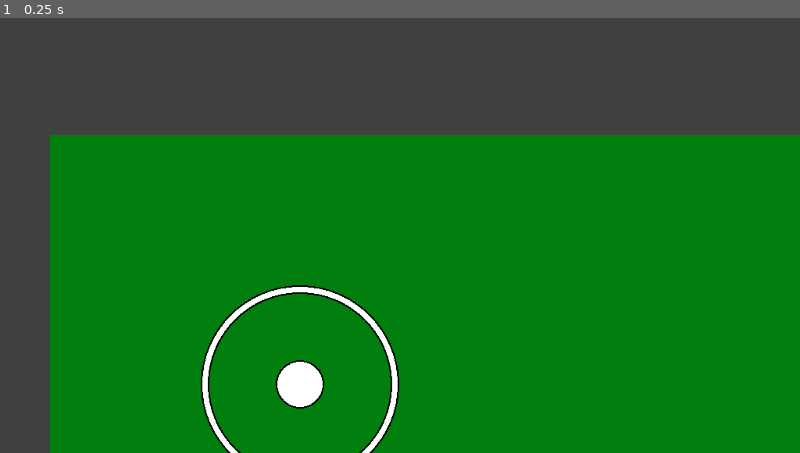
Above: before the commit, frame 1.
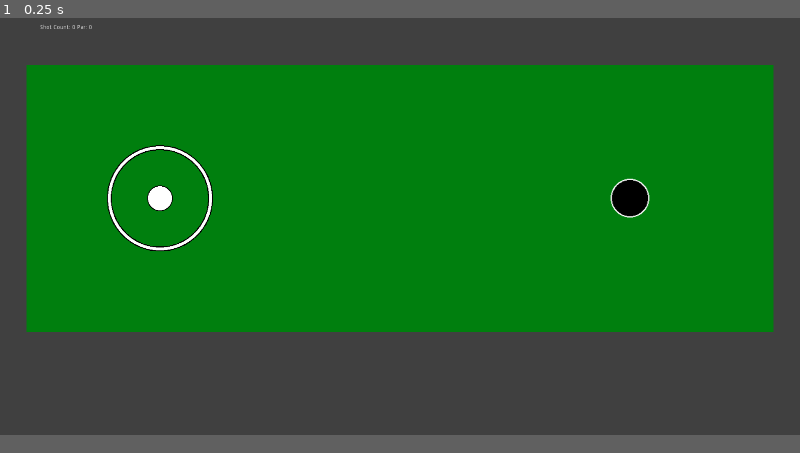
Above: after the commit, the same moment.

Repository: Beetron/2dgolf
Game: Godot game, scene res://Level A.tscn
Two runs of this game, one before a commit and one after it. Both use one fixed random seed, a clock stepped at 60 frames per second and the inputs below.
Inputs:
- Up to frame 1 (0.25 s): no input
In our replay, the window is 800x468 before the commit and 800x450 after it. These sizes can differ from the game's own. Grey fills any space a smaller window leaves; there, only what the larger window draws over its background counts as a difference.

The runs differ from the first frame. In frame 1, 42% of the frame differs, in the area x 0-100%, y 1-100%.

Commit message:
Added basic scoring

Diff:
--- a/Ball.gd
+++ b/Ball.gd
@@ -2,7 +2,9 @@
 
 export var frictionSlowdown = 0.03
 export var power = 8
+signal shotCountChanged
 onready var ring = $"Control Ring"
+var shotCount = 0
 
 var hitThreshold = 125 #Not sure how to get access to the edge of the ring directly
 var stopThreshold = Vector2(1,1) #To test whether the ball has stopped
@@ -28,6 +30,8 @@
 					apply_central_impulse(hit)
 					readyToHit = false
 					ring.visible = false
+					shotCount += 1
+					emit_signal("shotCountChanged", shotCount)
 	return
 
 func _integrate_forces(state):
--- a/Level A.tscn
+++ b/Level A.tscn
@@ -1,11 +1,13 @@
-[gd_scene load_steps=13 format=2]
+[gd_scene load_steps=15 format=2]
 
 [ext_resource path="res://Ball.tscn" type="PackedScene" id=1]
 [ext_resource path="res://Player.gd" type="Script" id=2]
 [ext_resource path="res://World_A.gd" type="Script" id=3]
 [ext_resource path="res://Hole.tscn" type="PackedScene" id=4]
+[ext_resource path="res://Shot Count.gd" type="Script" id=5]
 [ext_resource path="res://grasstilemap.png" type="Texture" id=6]
 [ext_resource path="res://walltilemap.png" type="Texture" id=7]
+[ext_resource path="res://Par.gd" type="Script" id=8]
 
 [sub_resource type="TileSet" id=1]
 0/name = "Green"
@@ -145,6 +147,37 @@
 __meta__ = {
 "_edit_lock_": true
 }
+
+[node name="GUI" type="MarginContainer" parent="."]
+anchor_left = 0.05
+anchor_top = 0.03
+anchor_right = 0.95
+anchor_bottom = 0.16
+__meta__ = {
+"_edit_use_anchors_": false
+}
+
+[node name="HBoxContainer" type="HBoxContainer" parent="GUI"]
+margin_right = 1728.0
+margin_bottom = 140.0
+size_flags_horizontal = 3
+size_flags_vertical = 3
+
+[node name="Shot Count" type="Label" parent="GUI/HBoxContainer"]
+margin_top = 63.0
+margin_bottom = 77.0
+script = ExtResource( 5 )
+__meta__ = {
+"_edit_use_anchors_": false
+}
+
+[node name="Par" type="Label" parent="GUI/HBoxContainer"]
+margin_left = 4.0
+margin_top = 63.0
+margin_right = 4.0
+margin_bottom = 77.0
+script = ExtResource( 8 )
+[connection signal="shotCountChanged" from="World/Player/Ball" to="GUI/HBoxContainer/Shot Count" method="_on_Ball_shotCountChanged"]
 [connection signal="body_shape_entered" from="World/Hole" to="World" method="_on_Hole_body_shape_entered"]
 
 [editable path="World/Player/Ball"]
--- a/Level_A.gd
+++ /dev/null
@@ -1,16 +0,0 @@
-extends Node
-
-
-# Declare member variables here. Examples:
-# var a = 2
-# var b = "text"
-
-
-# Called when the node enters the scene tree for the first time.
-func _ready():
-	pass # Replace with function body.
-
-
-# Called every frame. 'delta' is the elapsed time since the previous frame.
-#func _process(delta):
-#	pass
--- /dev/null
+++ b/Par.gd
@@ -0,0 +1,5 @@
+extends Label
+
+func _ready():
+	text = "Par: " + get_node("/root/Main/World").par as String
+	return
--- /dev/null
+++ b/Shot Count.gd
@@ -0,0 +1,11 @@
+extends Label
+
+var labelShotCount = 0
+
+func _ready():
+	text = "Shot Count: " + labelShotCount as String
+	pass # Replace with function body.
+
+func _on_Ball_shotCountChanged(shotCount):
+	text = "Shot Count: " + shotCount as String
+	return
--- a/World D.gd
+++ b/World D.gd
@@ -1,4 +1,6 @@
 extends "res://World.gd"
+
+export var par = 0
 
 func change_level():
 	get_tree().change_scene("res://Level E.tscn")
--- a/World.gd
+++ b/World.gd
@@ -26,5 +26,5 @@
 	return
 
 func change_level():
-	print("Test")
+	get_node("Player/Ball").shotCount = 0
 	pass
--- a/World_A.gd
+++ b/World_A.gd
@@ -1,4 +1,6 @@
 extends "res://World.gd"
+
+export var par = 0
 
 func change_level():
 	get_tree().change_scene("res://Level B.tscn")
--- a/World_B.gd
+++ b/World_B.gd
@@ -1,4 +1,6 @@
 extends "res://World.gd"
+
+export var par = 0
 
 func change_level():
 	get_tree().change_scene("res://Level C.tscn")
--- a/World_C.gd
+++ b/World_C.gd
@@ -1,4 +1,6 @@
 extends "res://World.gd"
+
+export var par = 0
 
 func change_level():
 	get_tree().change_scene("res://Level D.tscn")
--- a/World_E.gd
+++ b/World_E.gd
@@ -1,4 +1,6 @@
 extends "res://World.gd"
+
+export var par = 0
 
 func change_level():
 	get_tree().change_scene("res://Level F.tscn")
--- a/World_F.gd
+++ b/World_F.gd
@@ -1,4 +1,6 @@
 extends "res://World.gd"
+
+export var par = 0
 
 func change_level():
 	get_tree().change_scene("res://Level G.tscn")
--- a/World_G.gd
+++ b/World_G.gd
@@ -1,4 +1,6 @@
 extends "res://World.gd"
+
+export var par = 0
 
 func change_level():
 	get_tree().change_scene("res://Level H.tscn")
--- a/World_H.gd
+++ b/World_H.gd
@@ -1,4 +1,6 @@
 extends "res://World.gd"
+
+export var par = 0
 
 func change_level():
 	get_tree().change_scene("res://Level I.tscn")
--- a/project.godot
+++ b/project.godot
@@ -19,6 +19,13 @@
 run/main_scene="res://Level A.tscn"
 config/icon="res://icon.png"
 
+[display]
+
+window/size/width=1920
+window/size/height=1080
+window/stretch/mode="viewport"
+window/stretch/aspect="keep"
+
 [rendering]
 
 quality/depth/hdr=false
